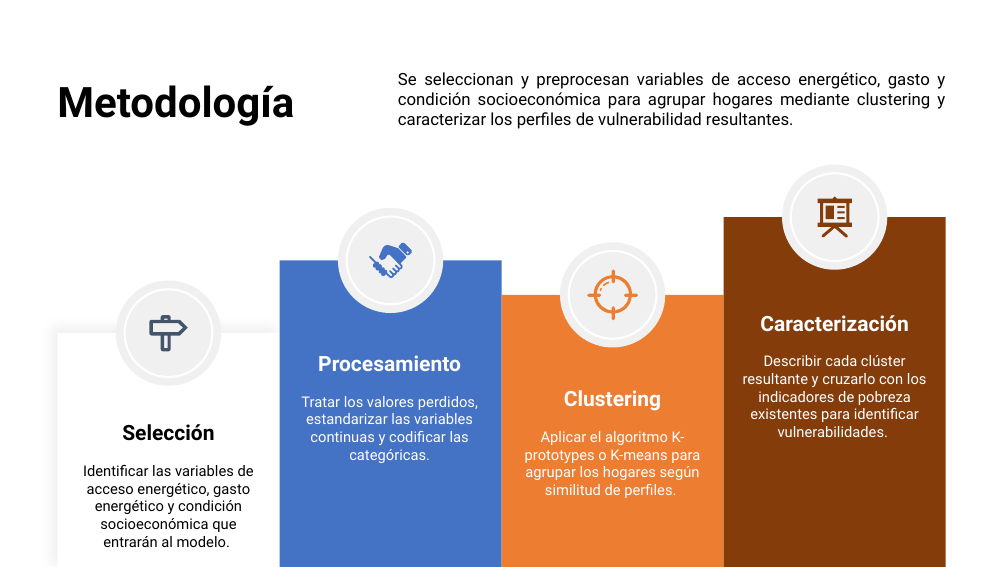
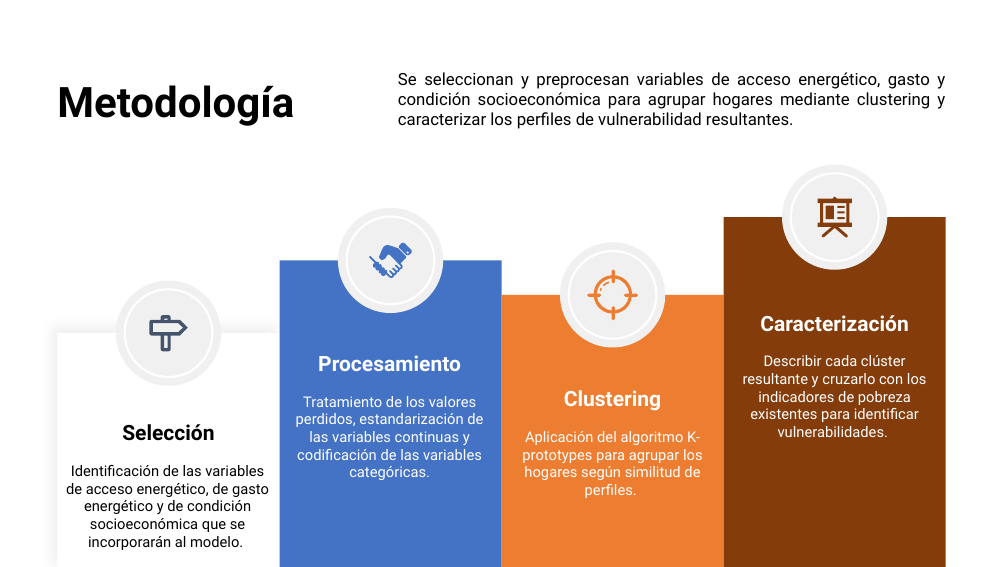
Before and after one commit to lucianoaltamirano435-rgb/Grupo_3_Trabajos_practicos, a slide deck: slide 4 of TPF/TP_final_Seminario_programacion_presentación_final.pptx (slide 5 before the commit). Drawn at 1008x567 pixels with LibreOffice and Linux fonts; fonts in the diff are those of the drawing. Boxes give left, top, right and bottom in pixels: in the first picture for what was removed or moved away, otherwise in the second. Text is boxed around its words. In the diff, an @@ line names an element or a change of style, - is before the commit and + after.

```diff
--- a/TPF/TP_final_Seminario_programacion_presentación_final.pptx
+++ b/TPF/TP_final_Seminario_programacion_presentación_final.pptx
@@ text at [296, 396, 483, 480]: text changed @@
-Tratar los valores perdidos, estandarizar las variables continuas y codificar las categóricas.
+Tratamiento de los valores perdidos, estandarización de las variables continuas y codificación de las variables categóricas.
@@ text at [522, 431, 703, 498]: text changed @@
-Aplicar el algoritmo K-prototypes o K-means para agrupar los hogares según similitud de perfiles.
+Aplicación del algoritmo K-prototypes para agrupar los hogares según similitud de perfiles.
@@ text at [66, 465, 269, 550]: text changed @@
-Identificar las variables de acceso energético, gasto energético y condición socioeconómica que entrarán al modelo.
+Identificación de las variables de acceso energético, de gasto energético y de condición socioeconómica que se incorporarán al modelo.
```
Also in this commit, not shown: 1 other slide changed, 1 slide removed, 1 other file.
